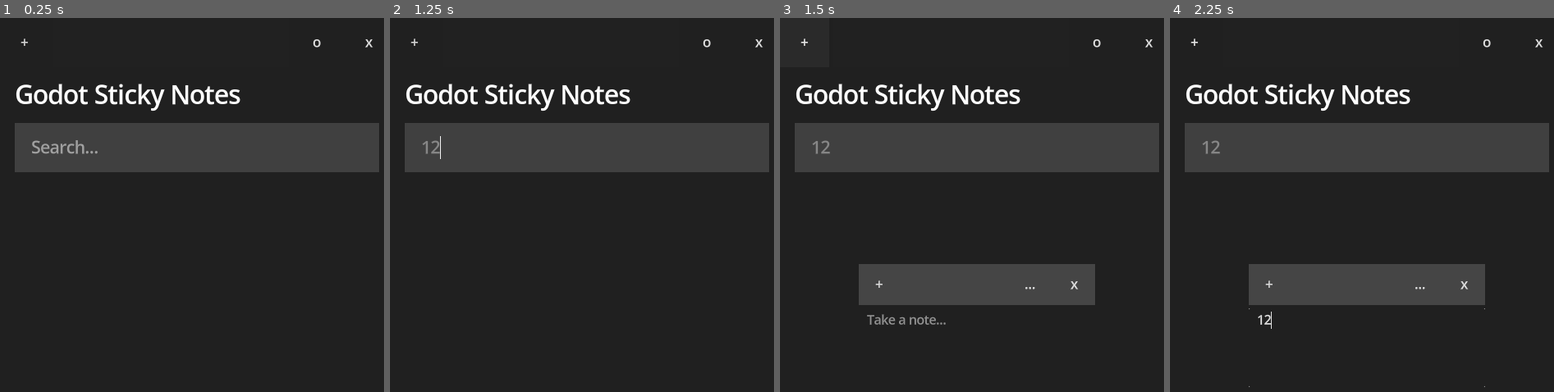
Above: before the commit, frames 1-4 (left to right).
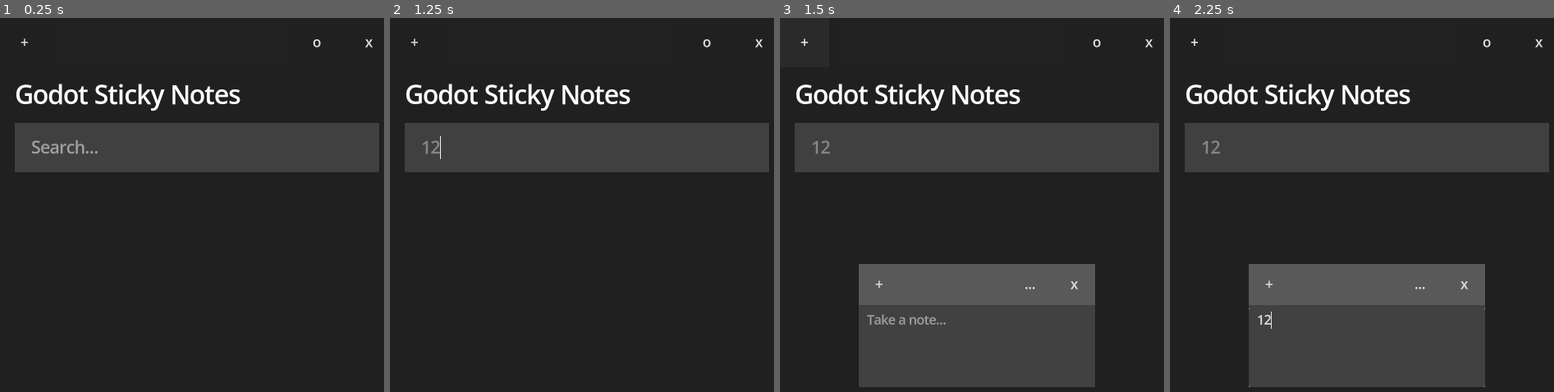
Above: after the commit, the same moments.

Repository: FlloydGagni/Godot-Sticky-Notes
Game: Godot game, scene res://scenes/main_interface.tscn
Same seed, same stepped clock (60 frames per second), same inputs: the game is played once before the commit and once after it.
Inputs (mouse positions are in pixels of both pictures, inside the frame that each line leads up to):
- Up to frame 1 (0.25 s): no input
- Up to frame 2 (1.25 s): click (585, 148) at 0.52 s; type "12" at 0.6 s
- Up to frame 3 (1.5 s): click "+" at 1.25 s
- Up to frame 4 (2.25 s): click (1365, 347) at 2.02 s; type "12" at 2.1 s

Frames 1-2 are identical in both runs. In frame 3, 13% of the frame differs, in the area x 20-83%, y 76-99%; in frame 4, 13%.

Commit message:
add notes preview to notes list
Signed-off-by: Flloyd Nathaniel Gagni <fnbg720@gmail.com>

Diff:
--- /dev/null
+++ b/scenes/note_preview.tscn
@@ -0,0 +1,22 @@
+[gd_scene format=3 uid="uid://du3oq3m50hp4g"]
+
+[node name="NotePreview" type="PanelContainer"]
+custom_minimum_size = Vector2(430, 100)
+anchors_preset = 5
+anchor_left = 0.5
+anchor_right = 0.5
+offset_left = -215.0
+offset_right = 215.0
+offset_bottom = 100.0
+grow_horizontal = 2
+
+[node name="PreviewMarginContainer" type="MarginContainer" parent="."]
+layout_mode = 2
+theme_override_constants/margin_left = 10
+theme_override_constants/margin_top = 10
+theme_override_constants/margin_right = 10
+theme_override_constants/margin_bottom = 10
+
+[node name="PreviewText" type="RichTextLabel" parent="PreviewMarginContainer"]
+layout_mode = 2
+theme_override_font_sizes/normal_font_size = 15
--- a/scenes/notes_card.tscn
+++ b/scenes/notes_card.tscn
@@ -4,10 +4,10 @@
 [ext_resource type="Script" uid="uid://0760ne8vdv83" path="res://scripts/title_bar_panel_container.gd" id="1_vr81w"]
 
 [sub_resource type="StyleBoxFlat" id="StyleBoxFlat_6utue"]
-bg_color = Color(0.12549, 0.12549, 0.12549, 1)
+bg_color = Color(0.254902, 0.254902, 0.254902, 1)
 
 [sub_resource type="StyleBoxFlat" id="StyleBoxFlat_vr81w"]
-bg_color = Color(0.270588, 0.270588, 0.270588, 1)
+bg_color = Color(0.347817, 0.347817, 0.347817, 1)
 
 [sub_resource type="StyleBoxEmpty" id="StyleBoxEmpty_3b3cw"]
 
